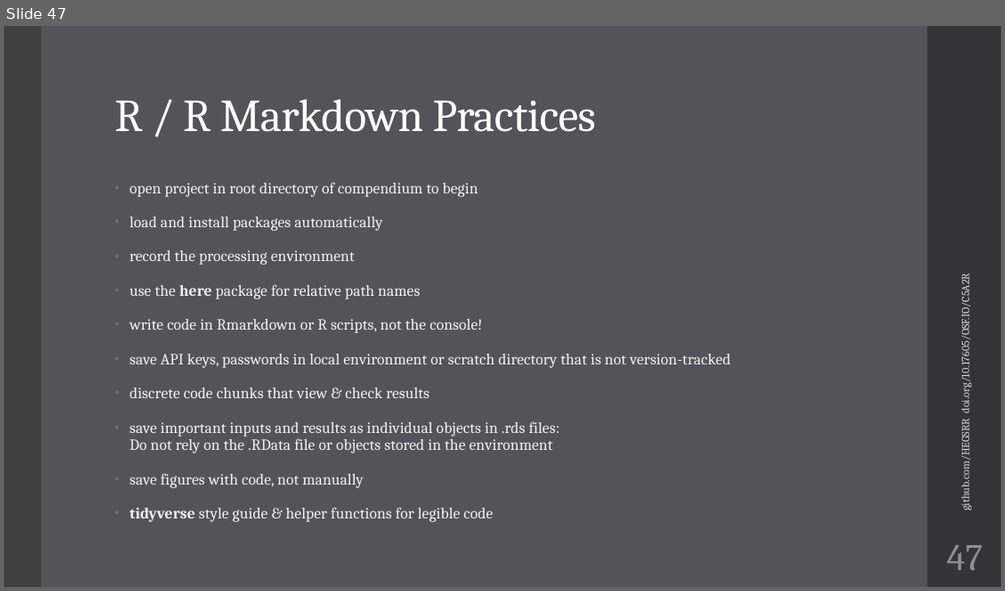
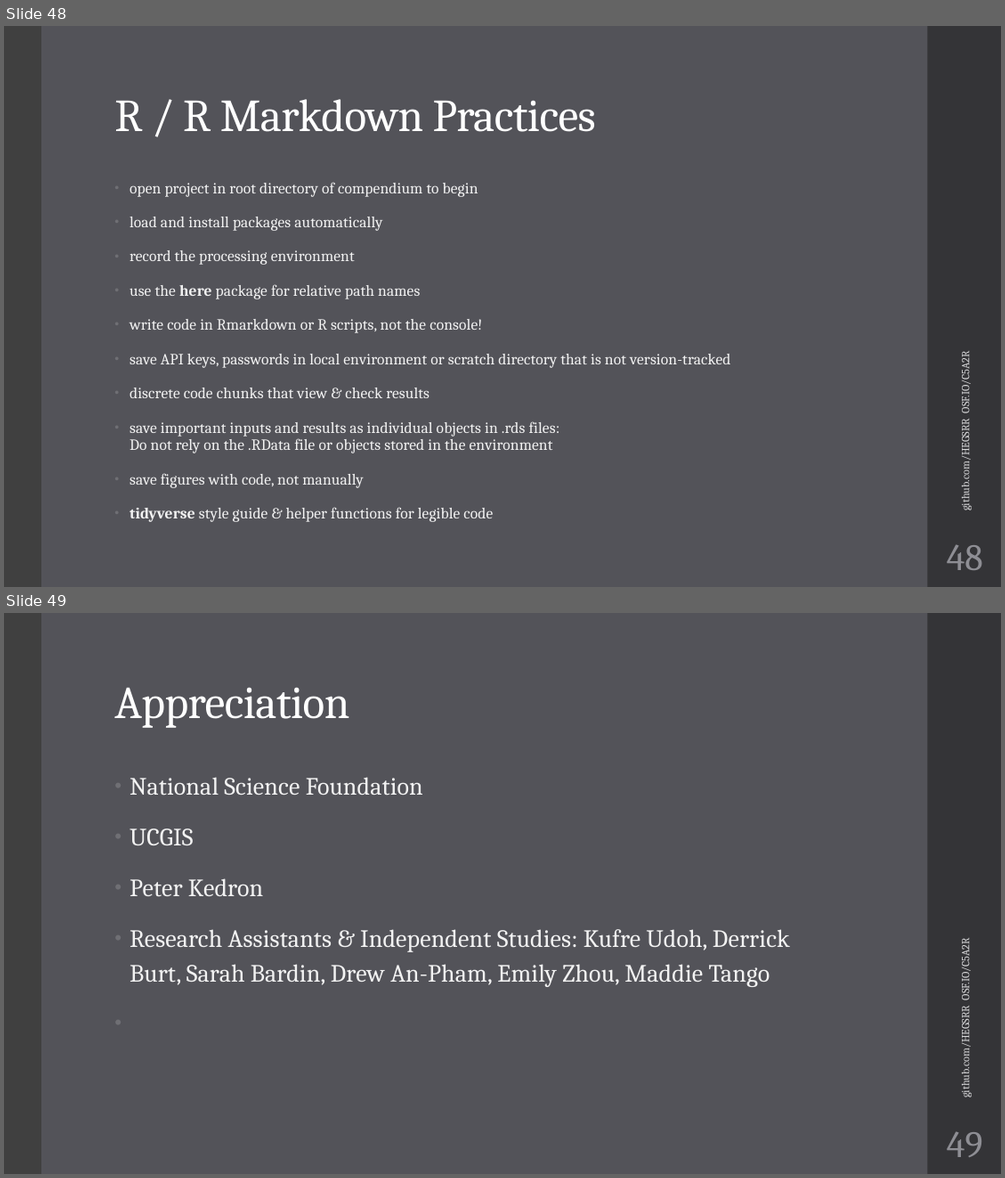
Before and after one commit to HEGSRR/UCGIS-Workshop, a slide deck: 01_Introduction.pptx. Shown one above the other, each under a label of ours: slide 47 before the commit, slides 48 and 49 after it. The pictures are 1005x591 and 1005x1178 pixels, drawn with LibreOffice and Linux fonts; fonts in the diff are those of the drawing. Boxes give left, top, right and bottom in pixels: in the first picture for what was removed or moved away, otherwise in the second. Text is boxed around its words. In the diff, an @@ line names an element or a change of style, - is before the commit and + after.

```diff
--- a/01_Introduction.pptx
+++ b/01_Introduction.pptx
@@ slide 49 added at [4, 613, 1001, 1174], background #535359; not listed: 2 template elements that a slide beside it also shows @@
@@ title added at [114, 687, 349, 728], 44 pt, text #FFFFFF @@
+Appreciation
@@ text added at [129, 777, 790, 987], 24 pt, text #F2F2F2 @@
+• National Science Foundation
+• UCGIS
+• Peter Kedron
+• Research Assistants & Independent Studies: Kufre Udoh, Derrick Burt, Sarah Bardin, Drew An-Pham, Emily Zhou, Maddie Tango
@@ text added at [957, 944, 971, 1095], 10.5 pt, text #D9D9DB @@
+github.com/HEGSRR OSF.IO/C5A2R
@@ page number added at [947, 1131, 983, 1157], 36 pt, text #8E8E94 @@
+49
@@ what was slide 47 is now slide 48 @@
@@ slide 48 changed as well @@
@@ text at [957, 357, 971, 508]: text changed @@
-github.com/HEGSRR doi.org/10.17605/OSF.IO/C5A2R
+github.com/HEGSRR OSF.IO/C5A2R
@@ page number at [947, 544, 983, 570]: text changed @@
-47
+48
```
Also in this commit, not shown: 45 other slides changed, 1 other slide added, 1 slide removed, 3 other files.
